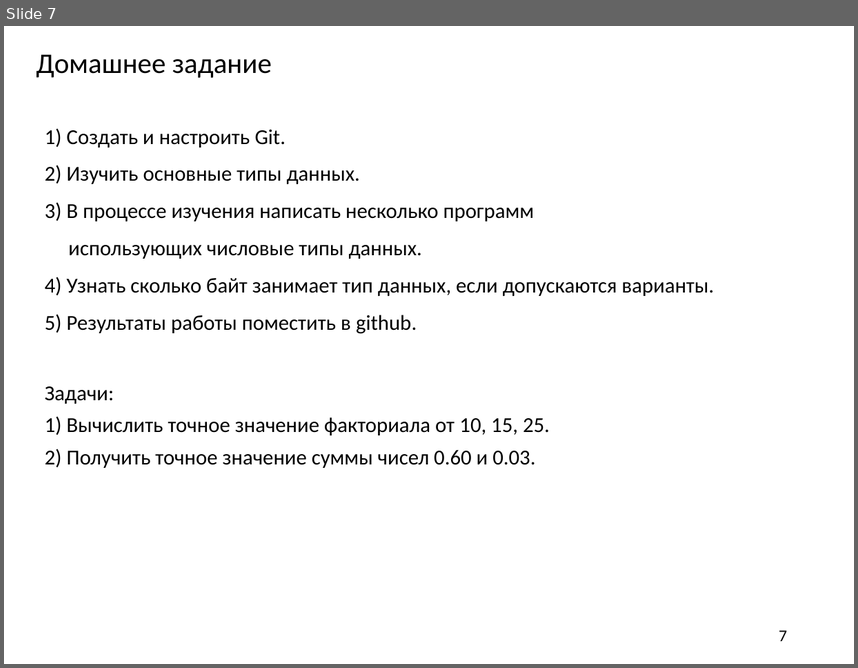
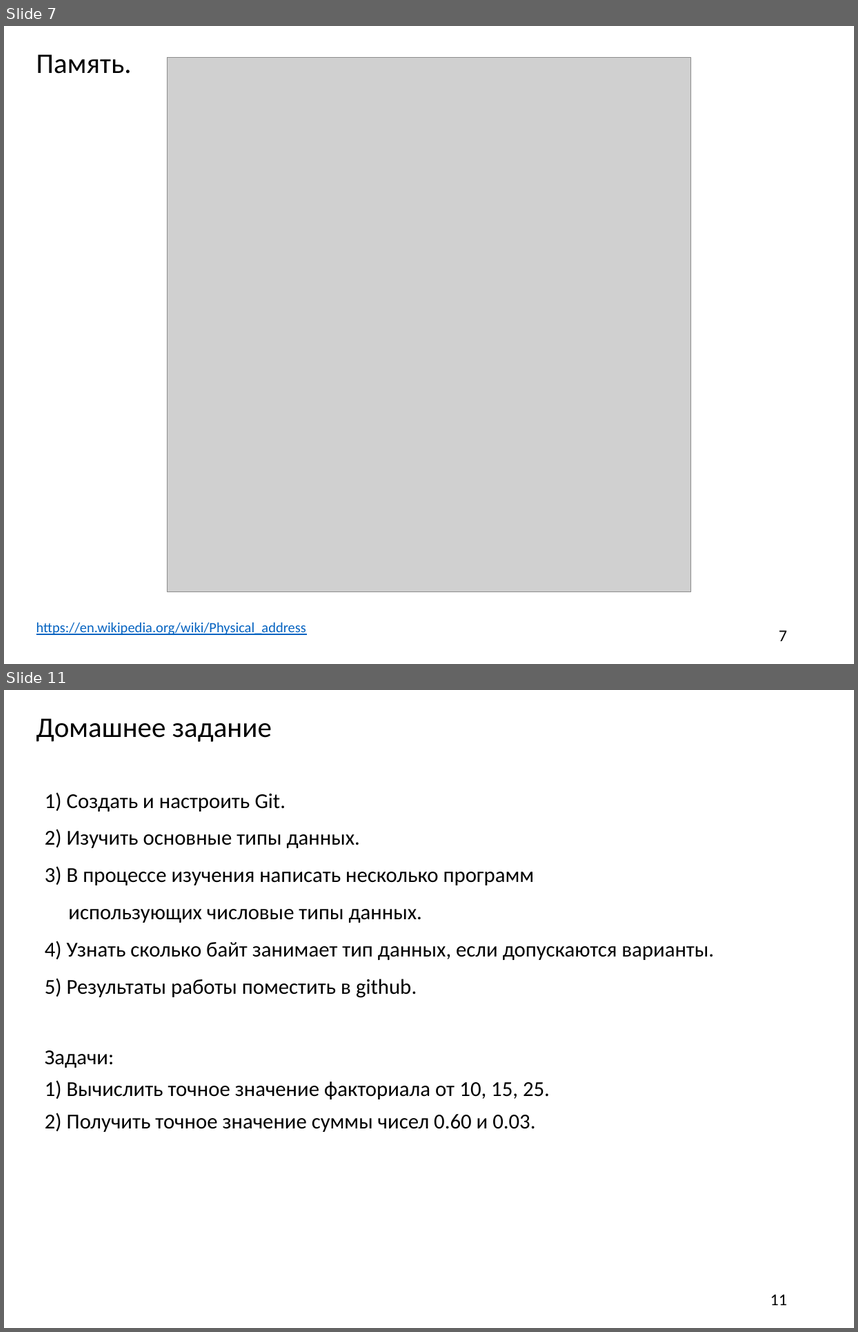
Before and after one commit to AleksandrVakulenko/Pascal_lectures, a slide deck: 1. Введение/1. Введение.pptx. Shown one above the other, each under a label of ours: slide 7 before the commit, slides 7 and 11 after it; the slides between them are not shown. The pictures are 858x668 and 858x1332 pixels, drawn with LibreOffice and Linux fonts; fonts in the diff are those of the drawing; grey boxes stand for pictures. Boxes give left, top, right and bottom in pixels: in the first picture for what was removed or moved away, otherwise in the second. Text is boxed around its words. In the diff, an @@ line names an element or a change of style, - is before the commit and + after.

```diff
--- a/1. Введение/1. Введение.pptx
+++ b/1. Введение/1. Введение.pptx
@@ slide 7 added at [4,26,854,664], background #FFFFFF @@
@@ text added at [36,54,132,74], 24 pt, text #000000 @@
+Память.
@@ picture added at [168,58,691,592] @@
@@ text added at [36,621,306,635], 12 pt, text #0563C1, underline @@
+https://en.wikipedia.org/wiki/Physical_address
@@ page number added at [779,630,787,641], 14 pt, text #000000 @@
+7
@@ what was slide 7 is now slide 11 @@
@@ page number at [771,1294,787,1305]: text changed @@
-7
+11
```
Also in this commit, not shown: 3 slides changed, 3 other slides added, 3 other files.
